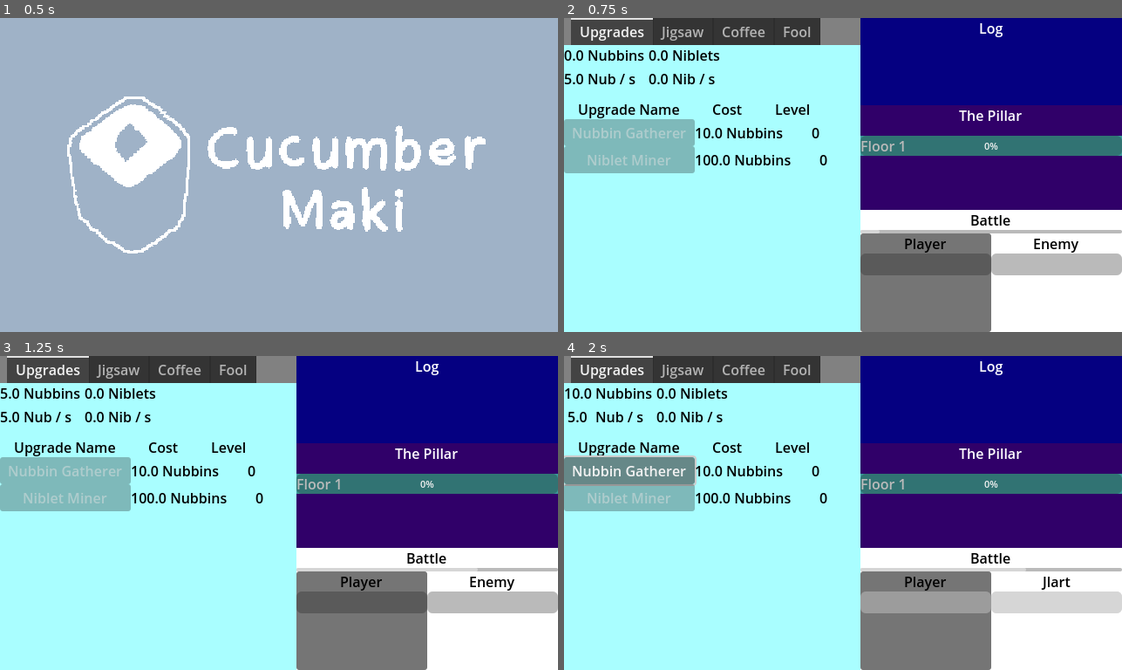
Above: before the commit, frames 1-4 (two rows, left to right).
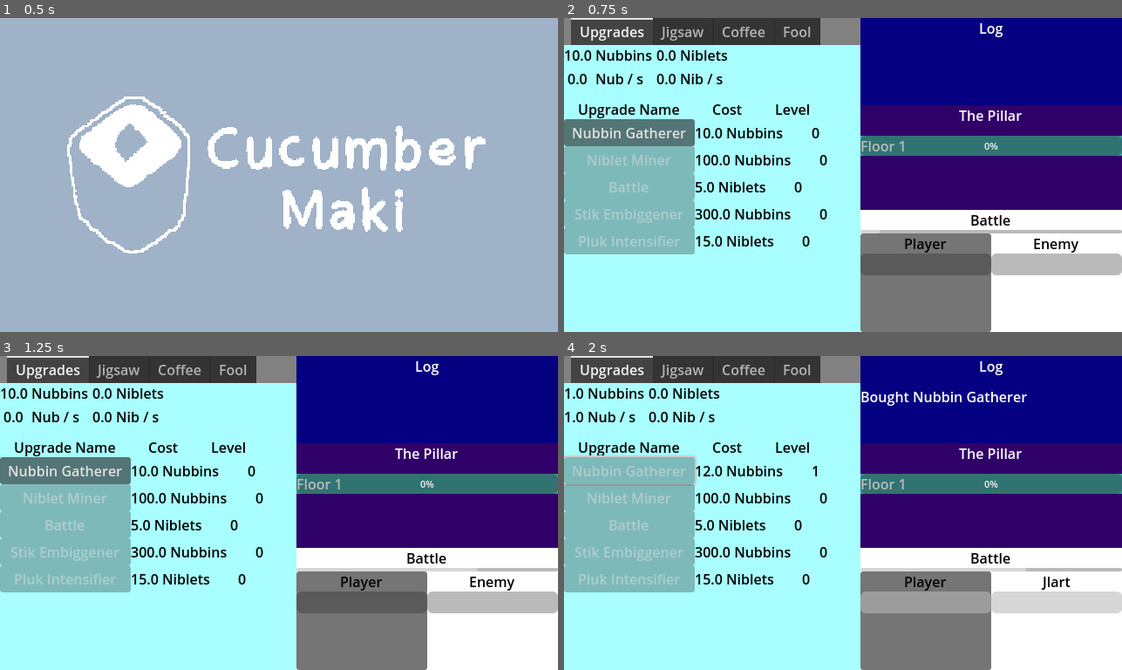
Above: after the commit, the same moments.

Repository: Cucumber-Maki/gmtk-2025
Game: Godot game, scene res://scenes/splashScreen/splashScreen.tscn
Two runs of this game, one before a commit and one after it. Both use one fixed random seed, a clock stepped at 60 frames per second and the inputs below.
Inputs (mouse positions are in pixels of both pictures, inside the frame that each line leads up to):
- Up to frame 1 (0.5 s): no input
- Up to frame 2 (0.75 s): tap Enter at 0.5 s; move the mouse to (965, 159) at 0.52 s; click (965, 159) at 0.67 s
- Up to frame 3 (1.25 s): no input
- Up to frame 4 (2 s): click (630, 472) at 1.25 s, where only the run after the commit has a clickable "Nubbin Gatherer"

Frame 1 is identical in both runs. In frame 2, 10% of the frame differs, in the area x 0-48%, y 10-76%; in frame 3, 9.9%; in frame 4, 10%, in the area x 0-83%, y 10-76%.

Commit message:
feat: add new upgrades

Diff:
--- a/assets/gameLoop/resources/resources.gd
+++ b/assets/gameLoop/resources/resources.gd
@@ -54,5 +54,6 @@
 
 func _ready() -> void:
 	currentNiblets = 0;
-	currentNubbins = 0;
-	nubbinsPerSecond = 5;
+	currentNubbins = 10;
+	nubbinsPerSecond = 0;
+	nibletsPerSecond = 0;
--- a/assets/menus/upgradePage/upgradeButtons.gd
+++ b/assets/menus/upgradePage/upgradeButtons.gd
@@ -8,7 +8,9 @@
 	#upgrade rows
 	addUpgradeRow("Nubbin Gatherer", "A lil guy to gather you nubbins", 10, 1.2, Resources.UpgradeResource.Nubbin, func(): Resources.addResource(1, Resources.UpgradeResource.NubbinsPerSecond));
 	addUpgradeRow("Niblet Miner", "A stongy boi to get you some niblets", 100, 1.4, Resources.UpgradeResource.Nubbin, func(): Resources.addResource(1, Resources.UpgradeResource.NibletsPerSecond));
-
+	addUpgradeRow("Battle", "Lets you poke dudes to get more stuff", 5, 1, Resources.UpgradeResource.Niblet, func(): pass);
+	addUpgradeRow("Stik Embiggener", "Bigger stik hurt more", 300, 1.5, Resources.UpgradeResource.Nubbin, func(): pass);
+	addUpgradeRow("Pluk Intensifier", "More pluk make you die less", 15, 1.5, Resources.UpgradeResource.Niblet, func(): pass);
 
 func addUpgradeRow(buttonName : String,
 	buttonHover : String,
--- a/assets/menus/upgradePage/upgradeRow.gd
+++ b/assets/menus/upgradePage/upgradeRow.gd
@@ -1,7 +1,7 @@
 extends HBoxContainer
 
 
-
+var _upgradeName : String;
 var _currentCost : float;
 var _costMultiplier : float;
 var _requiredResource : Resources.UpgradeResource;
@@ -20,6 +20,7 @@
 	$Button.tooltip_text = buttonHover;
 	$Button.button_up.connect(effect);
 
+	_upgradeName = buttonName;
 	_currentCost = baseCost;
 	_costMultiplier = costMultiplier;
 	_requiredResource = resource;
@@ -37,6 +38,7 @@
 	_currentCost = _currentCost*_costMultiplier;
 	increaseLevel()
 	refreshCost()
+	Log.s_instance.logText("Bought "+_upgradeName)
 
 var _level : int = 0;
 func increaseLevel():
--- a/scenes/game/game.tscn
+++ b/scenes/game/game.tscn
@@ -1,5 +1,4 @@
-[gd_scene load_steps=12 format=3 uid="uid://cea0kc0y5xkmo"]
-
+[gd_scene load_steps=9 format=3 uid="uid://cea0kc0y5xkmo"]
 
 [ext_resource type="PackedScene" uid="uid://xy3aopgi2d6r" path="res://assets/menus/upgradePage/upgradeButtons.tscn" id="1_0sr1o"]
 [ext_resource type="PackedScene" uid="uid://bbifpjh38o0od" path="res://assets/jigsaw/hand/hand.tscn" id="1_7h61r"]
